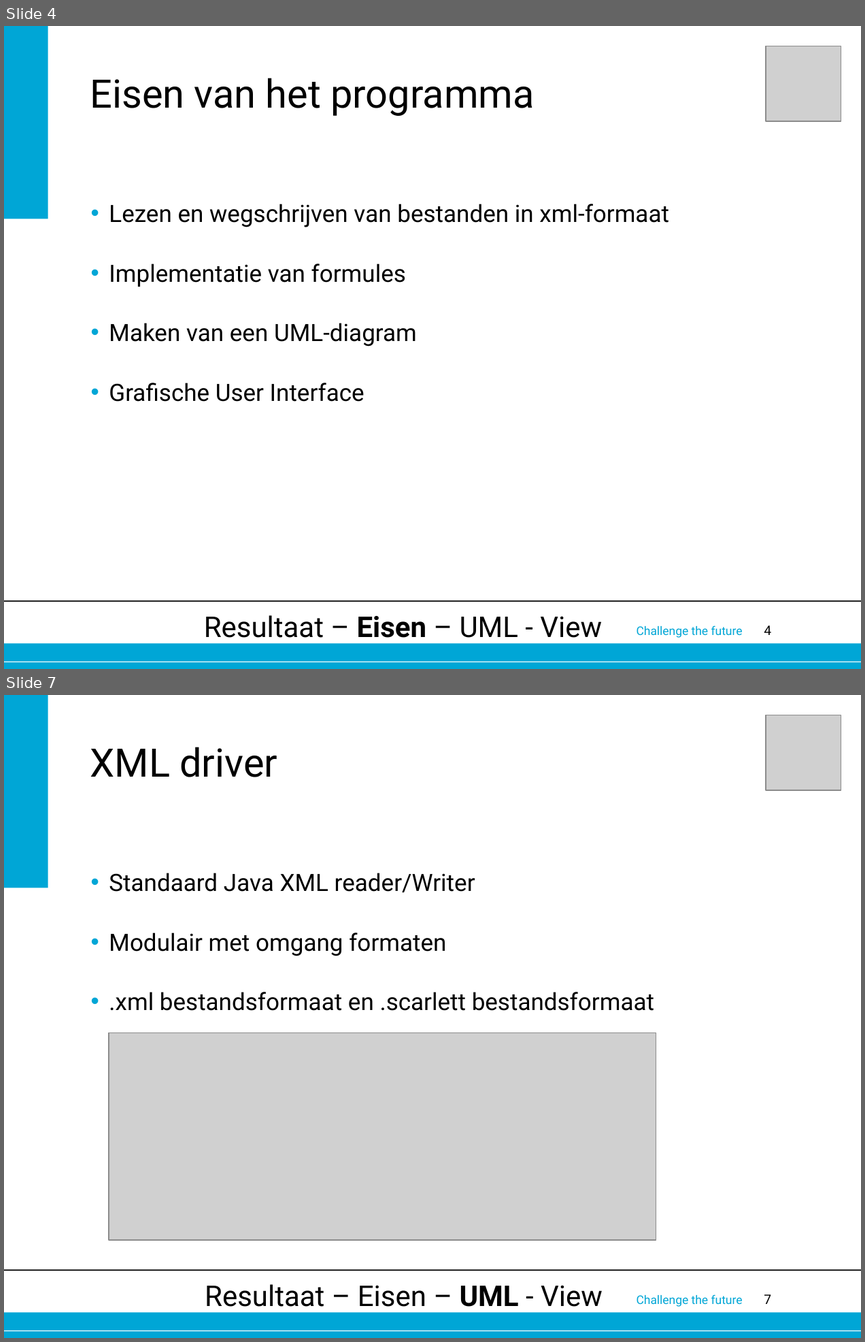
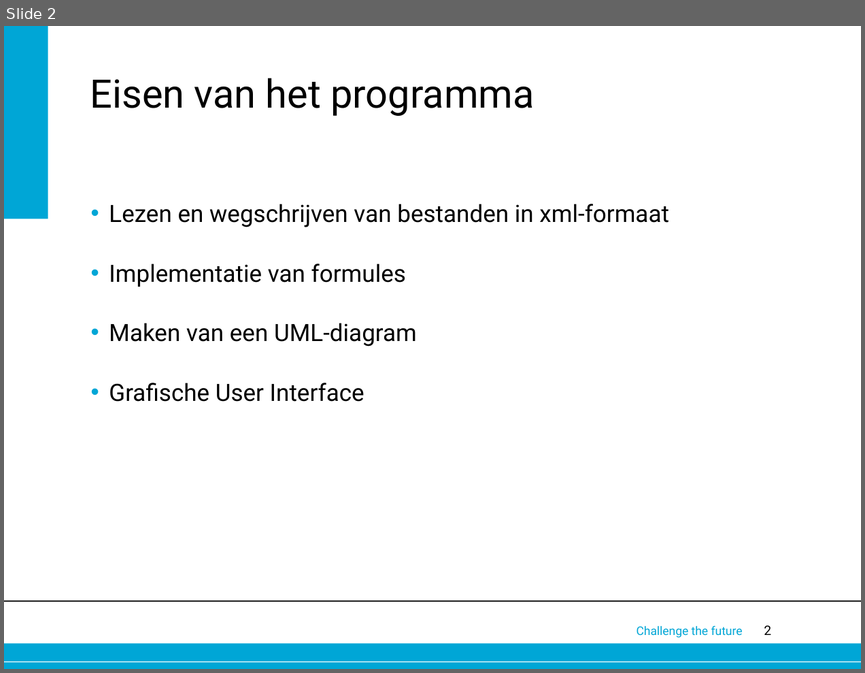
Before and after one commit to foresterre/Spreadsheet, a slide deck: Documents/OOP project presentatie.pptx. Shown one above the other, each under a label of ours: slides 4 and 7 before the commit, slide 2 after it; the slides between them are not shown. The pictures are 865x1342 and 865x673 pixels, drawn with LibreOffice and Linux fonts; fonts in the diff are those of the drawing; grey boxes stand for pictures; background and template pictures are left out. Boxes give left, top, right and bottom in pixels: in the first picture for what was removed or moved away, otherwise in the second. Text is boxed around its words. In the diff, an @@ line names an element or a change of style, - is before the commit and + after.

```diff
--- a/Documents/OOP project presentatie.pptx
+++ b/Documents/OOP project presentatie.pptx
@@ slide 7 removed at [4, 695, 861, 1338], background #FFFFFF; not listed: 6 template elements that a slide beside it also shows @@
@@ picture removed at [766, 715, 841, 791] @@
@@ title removed at [90, 747, 277, 777] @@
-XML driver
@@ text removed at [109, 872, 654, 1011] @@
-• Standaard Java XML reader/Writer
-• Modulair met omgang formaten
-• .xml bestandsformaat en .scarlett bestandsformaat
@@ picture removed at [109, 1032, 655, 1240] @@
@@ text removed at [205, 1284, 602, 1312] @@
-Resultaat – Eisen – UML - View
@@ what was slide 4 is now slide 2 @@
@@ slide 2 changed as well @@
@@ picture removed at [766, 46, 841, 122] @@
@@ text removed at [204, 615, 602, 643] @@
-Resultaat – Eisen – UML - View
@@ page number at [764, 625, 771, 635]: text changed @@
-4
+2
```
Also in this commit, not shown: 2 other slides changed, 8 slides added, 19 other slides removed.
